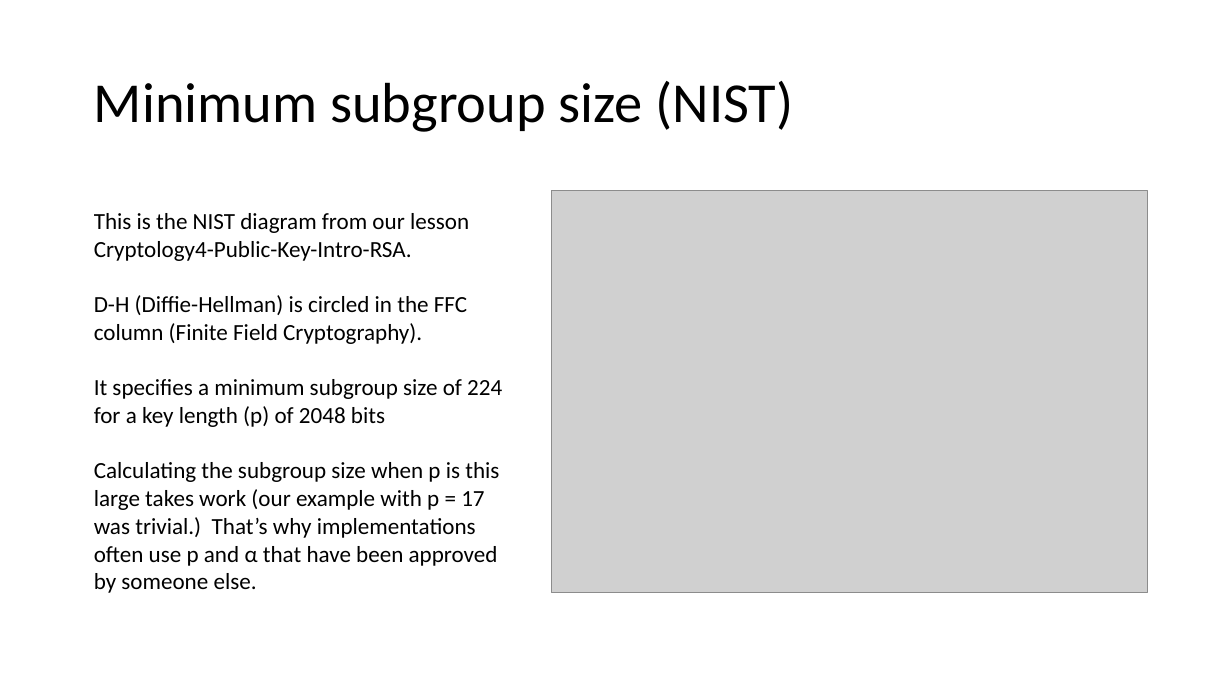
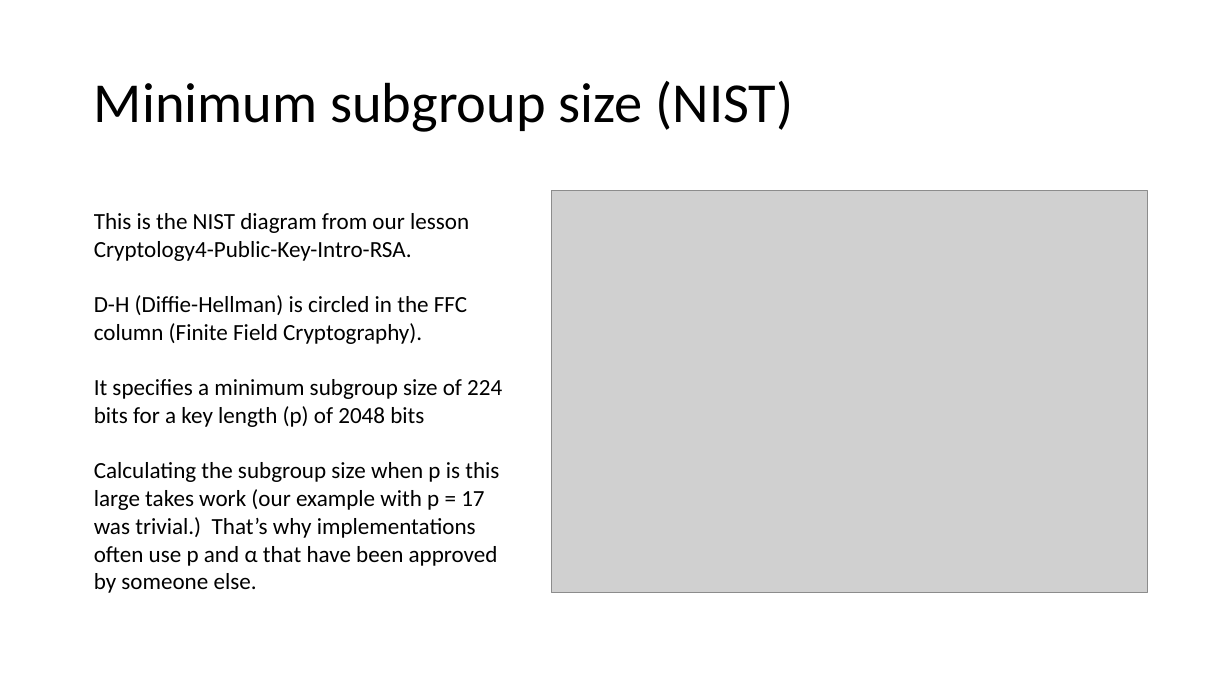
Before and after one commit to john-r2/CyberSec-Modules, a slide deck: slide 15 of 6.Crypto/Cryptology6-Diffie-Hellman.pptx (slide 14 before the commit). Drawn at 1232x693 pixels with LibreOffice and Linux fonts; fonts in the diff are those of the drawing; grey boxes stand for pictures. Boxes give left, top, right and bottom in pixels: in the first picture for what was removed or moved away, otherwise in the second. Text is boxed around its words. In the diff, an @@ line names an element or a change of style, - is before the commit and + after.

```diff
--- a/6.Crypto/Cryptology6-Diffie-Hellman.pptx
+++ b/6.Crypto/Cryptology6-Diffie-Hellman.pptx
@@ text at [94, 379, 502, 427]: text changed @@
-It specifies a minimum subgroup size of 224 for a key length (p) of 2048 bits
+It specifies a minimum subgroup size of 224 bits for a key length (p) of 2048 bits
```
Also in this commit, not shown: 1 slide added, 21 other files.
